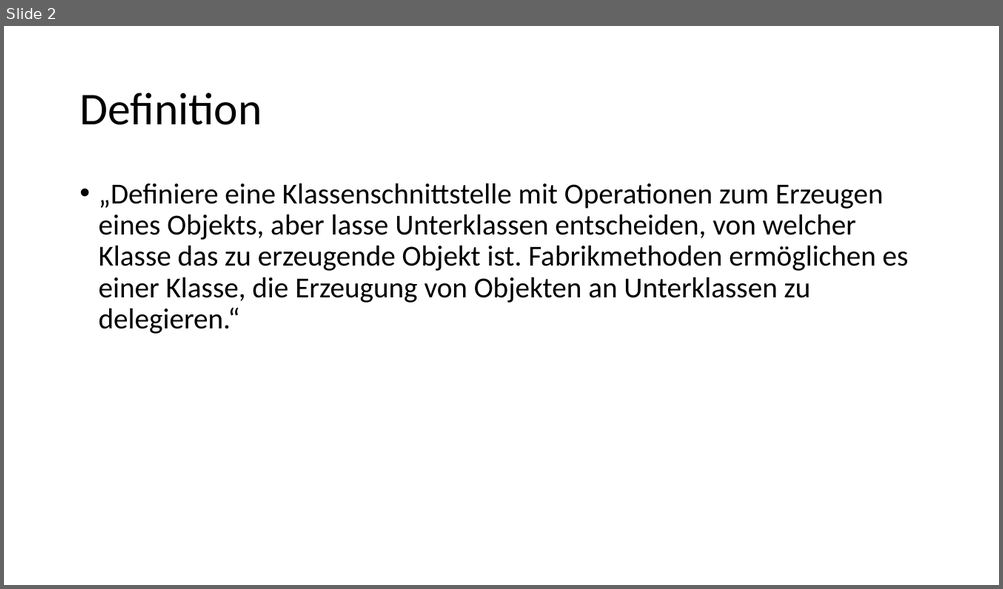
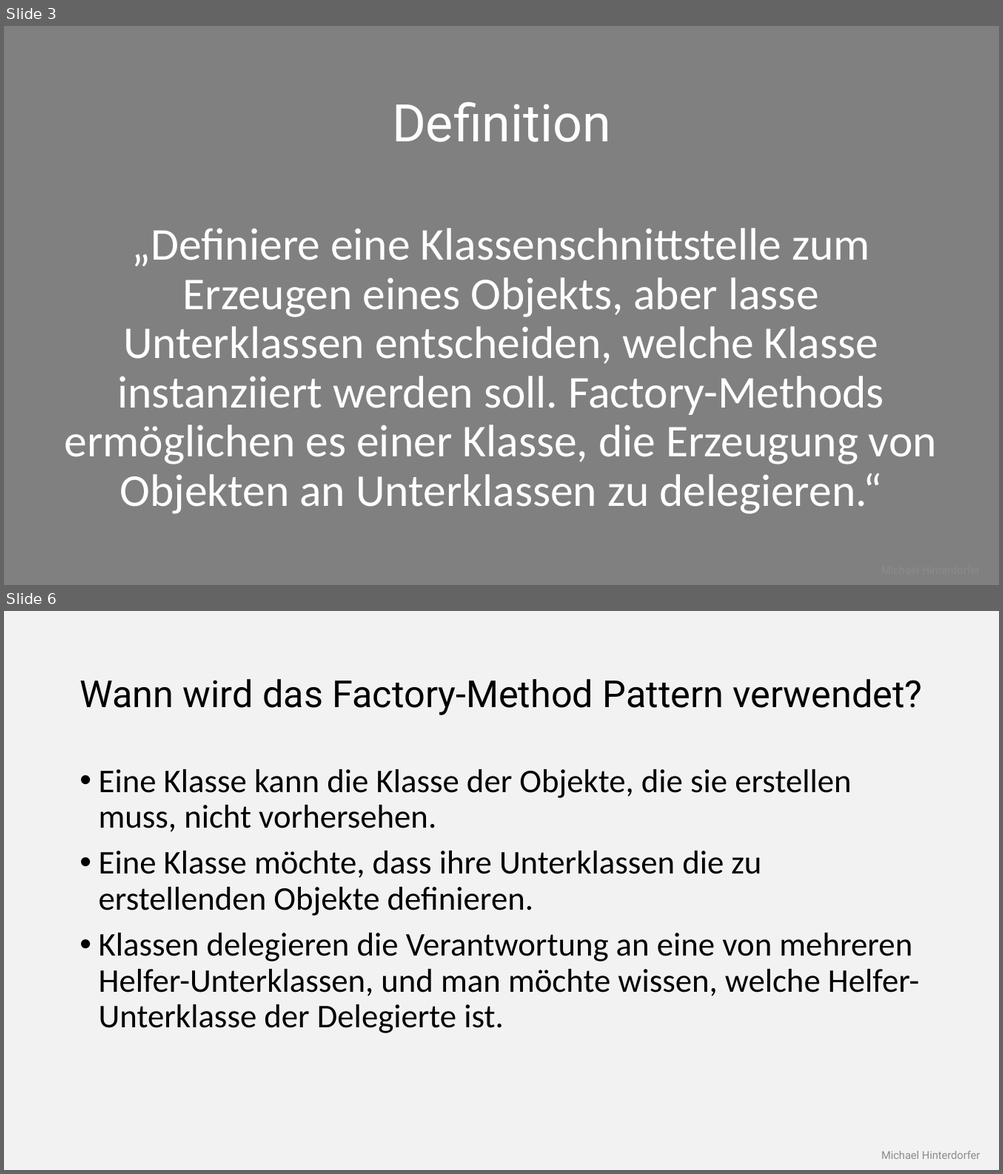
Before and after one commit to mhinterdorfer/FactoryMethod, a slide deck: Presentation/Präsentation.pptx. Shown one above the other, each under a label of ours: slide 2 before the commit, slides 3 and 6 after it; the slides between them are not shown. The pictures are 1003x589 and 1003x1174 pixels, drawn with LibreOffice and Linux fonts; fonts in the diff are those of the drawing. Boxes give left, top, right and bottom in pixels: in the first picture for what was removed or moved away, otherwise in the second. Text is boxed around its words. In the diff, an @@ line names an element or a change of style, - is before the commit and + after.

```diff
--- a/Presentation/Präsentation.pptx
+++ b/Presentation/Präsentation.pptx
@@ slide 6 added at box(4, 611, 999, 1170), background #F2F2F2 @@
@@ title added at box(79, 679, 922, 715), 36 pt, text #000000 @@
+Wann wird das Factory-Method Pattern verwendet?
@@ text added at box(99, 769, 919, 1034), 32 pt, text #000000 @@
+• Eine Klasse kann die Klasse der Objekte, die sie erstellen muss, nicht vorhersehen.
+• Eine Klasse möchte, dass ihre Unterklassen die zu erstellenden Objekte definieren.
+• Klassen delegieren die Verantwortung an eine von mehreren Helfer-Unterklassen, und man möchte wissen, welche Helfer-Unterklasse der Delegierte ist.
@@ text added at box(881, 1151, 980, 1159), 10.5 pt, text #8C8C8C @@
+Michael Hinterdorfer
@@ what was slide 2 is now slide 3 @@
@@ slide 3 changed as well @@
@@ background #FFFFFF to #808080 @@
@@ title "Definition": place and size @@
-title "Definition" at box(79, 93, 262, 125)
+title "Definition" at box(392, 102, 611, 142)
@@ title "Definition" at box(392, 102, 611, 142): size 44 to 50 pt, font Calibri to Roboto, text colour #000000 to #FFFFFF; alignment left to centre @@
@@ text at box(65, 228, 936, 514): text changed; size 28 to 44 pt; text colour #000000 to #FFFFFF @@
-• „Definiere eine Klassenschnittstelle mit Operationen zum Erzeugen eines Objekts, aber lasse Unterklassen entscheiden, von welcher Klasse das zu erzeugende Objekt ist. Fabrikmethoden ermöglichen es einer Klasse, die Erzeugung von Objekten an Unterklassen zu delegieren.“
+„Definiere eine Klassenschnittstelle zum Erzeugen eines Objekts, aber lasse Unterklassen entscheiden, welche Klasse instanziiert werden soll. Factory-Methods ermöglichen es einer Klasse, die Erzeugung von Objekten an Unterklassen zu delegieren.“
```
Also in this commit, not shown: 1 other slide changed, 41 other slides added, 5 slides removed.
